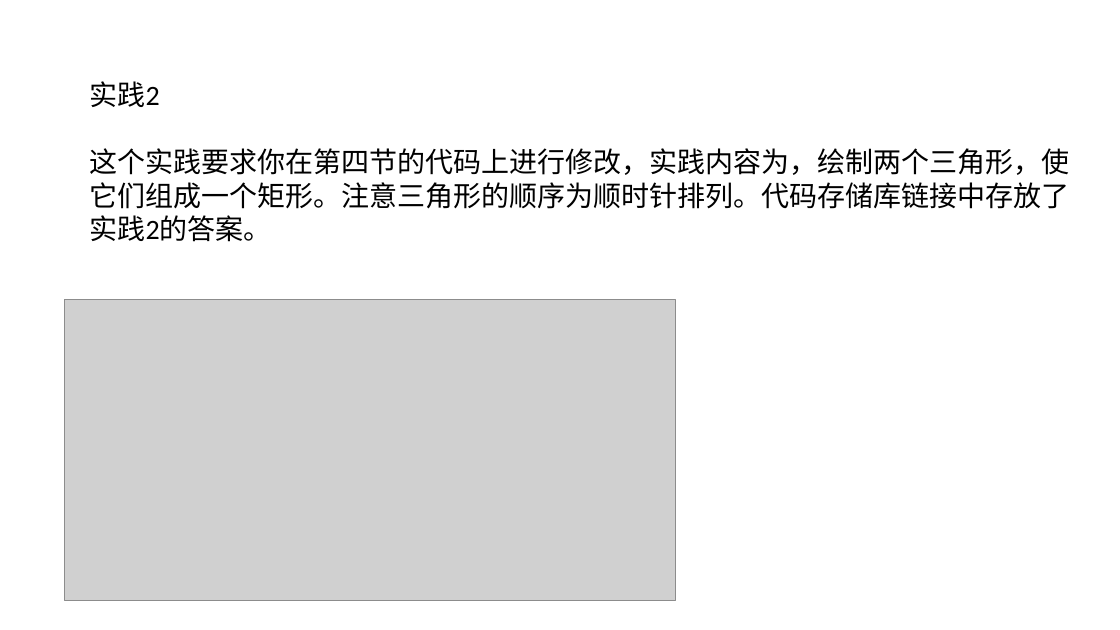
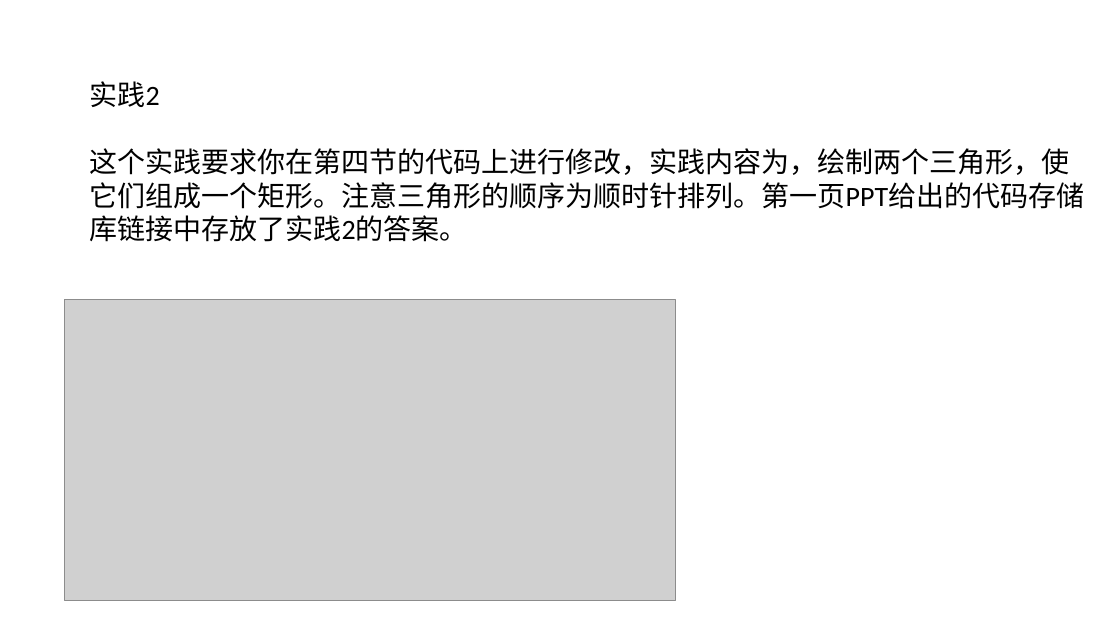
Before and after one commit to lvcheng1229/Rasterization, a slide deck: slide 23 of Rasterrization.pptx. Drawn at 1120x630 pixels with LibreOffice and Linux fonts; fonts in the diff are those of the drawing; grey boxes stand for pictures. Boxes give left, top, right and bottom in pixels: in the first picture for what was removed or moved away, otherwise in the second. Text is boxed around its words. In the diff, an @@ line names an element or a change of style, - is before the commit and + after.

```diff
--- a/Rasterrization.pptx
+++ b/Rasterrization.pptx
@@ text at bbox=[90, 148, 1084, 242]: text changed @@
-这个实践要求你在第四节的代码上进行修改，实践内容为，绘制两个三角形，使它们组成一个矩形。注意三角形的顺序为顺时针排列。代码存储库链接中存放了实践2的答案。
+这个实践要求你在第四节的代码上进行修改，实践内容为，绘制两个三角形，使它们组成一个矩形。注意三角形的顺序为顺时针排列。第一页PPT给出的代码存储库链接中存放了实践2的答案。
```
Also in this commit, not shown: 1 other slide changed.
